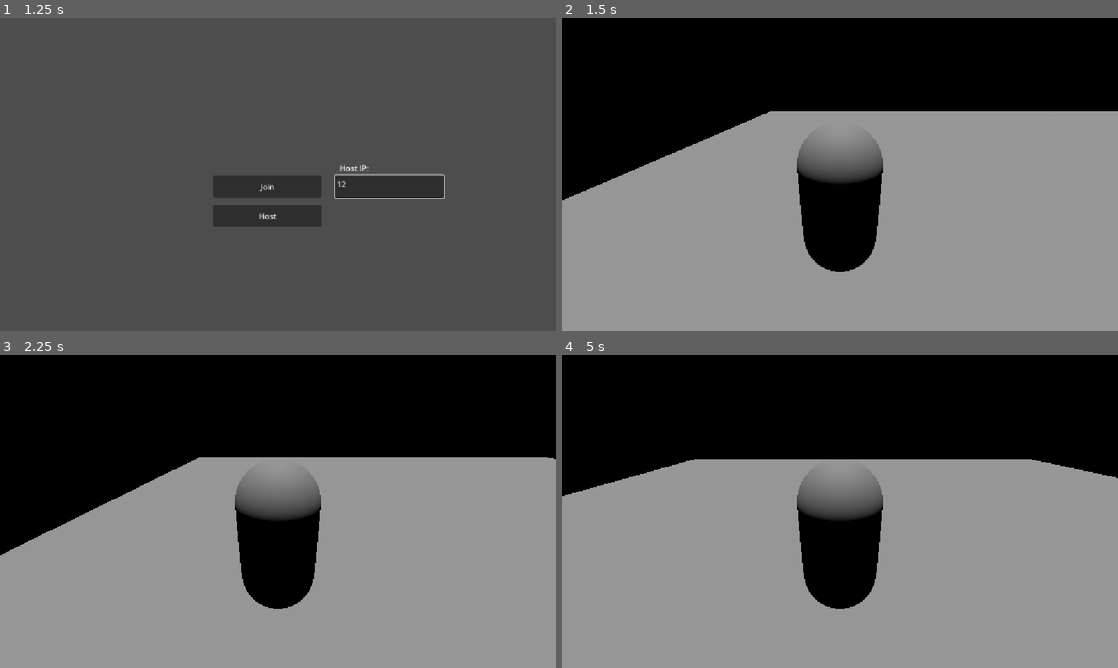
Above: before the commit, frames 1-4 (two rows, left to right).
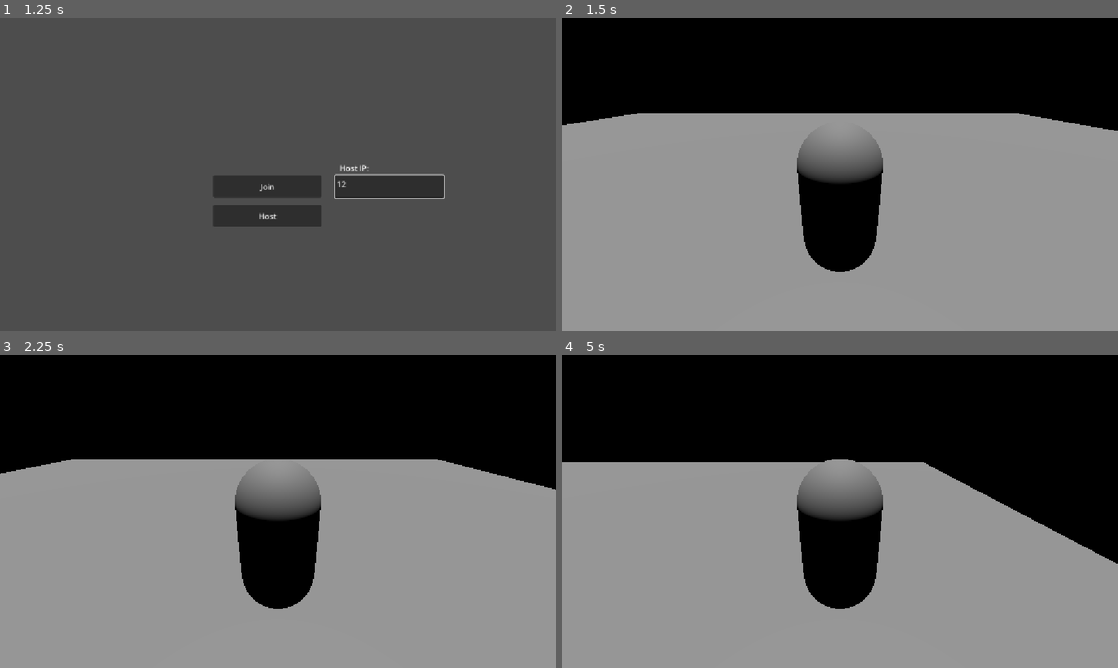
Above: after the commit, the same moments.

Repository: erlewa/bug-box
Game: Godot game, scene res://scenes/main_menu.tscn
Same seed, same stepped clock (60 frames per second), same inputs: the game is played once before the commit and once after it.
Inputs (mouse positions are in pixels of both pictures, inside the frame that each line leads up to):
- Up to frame 1 (1.25 s): click (389, 187) at 0.52 s; type "12" at 0.6 s
- Up to frame 2 (1.5 s): click "Host" at 1.25 s
- Up to frame 3 (2.25 s): tap Enter (ui_accept) at 2 s; hold Right (ui_right) from 2.03 s (still down)
- Up to frame 4 (5 s): tap Enter (ui_accept) at 2.27, 3.02, 4.52 s; release Right (ui_right) at 2.78 s; hold Down (ui_down) 2.78-3.53 s; hold Right (ui_right) 3.53-4.28 s; hold Up (ui_up) from 4.28 s (still down)

Frame 1 is identical in both runs. In frame 2, 5.8% of the frame differs, in the area x 0-100%, y 29-59%; in frame 3, 6.5%; in frame 4, 7.1%, in the area x 0-100%, y 33-67%.

Commit message:
fix: added multiplayer spawner to main

Diff:
--- a/bug-box/scenes/level_0.tscn
+++ b/bug-box/scenes/level_0.tscn
@@ -1,6 +1,6 @@
 [gd_scene format=3 uid="uid://13pjbvkins6l"]
 
-[ext_resource type="PackedScene" uid="uid://cad3tk841gia0" path="res://scenes/player.tscn" id="1_7wnc2"]
+[ext_resource type="Script" uid="uid://cx3pv13o45f7c" path="res://scripts/player_spawner.gd" id="1_7wnc2"]
 
 [sub_resource type="BoxMesh" id="BoxMesh_l14r6"]
 size = Vector3(32, 1, 32)
@@ -11,7 +11,7 @@
 [node name="level0" type="Node3D" unique_id=1937868015]
 
 [node name="Floor" type="StaticBody3D" parent="." unique_id=1262491241]
-transform = Transform3D(1, 0, 0, 0, 1, 0, 0, 0, 1, 0, 0, 1)
+transform = Transform3D(1, 0, 0, 0, 1, 0, 0, 0, 1, 0, -1, 1)
 
 [node name="MeshInstance3D" type="MeshInstance3D" parent="Floor" unique_id=1064364090]
 transform = Transform3D(1, 0, 0, 0, 1, 0, 0, 0, 1, -1.0484066, -0.2795748, -0.88790274)
@@ -68,5 +68,7 @@
 [node name="SpotLight3D" type="DirectionalLight3D" parent="." unique_id=1823111128]
 transform = Transform3D(1, 0, 0, 0, -0.0021401807, 0.9999978, 0, -0.9999978, -0.0021401807, -2.8354492, 30.507732, -1.6295834)
 
-[node name="Bug" parent="." unique_id=216894610 instance=ExtResource("1_7wnc2")]
-transform = Transform3D(1, 0, 0, 0, 1, 0, 0, 0, 1, -10.621193, 1.2204285, 1.086112)
+[node name="MultiplayerSpawner" type="MultiplayerSpawner" parent="." unique_id=2084917811]
+_spawnable_scenes = PackedStringArray("uid://cad3tk841gia0")
+spawn_path = NodePath(".")
+script = ExtResource("1_7wnc2")
